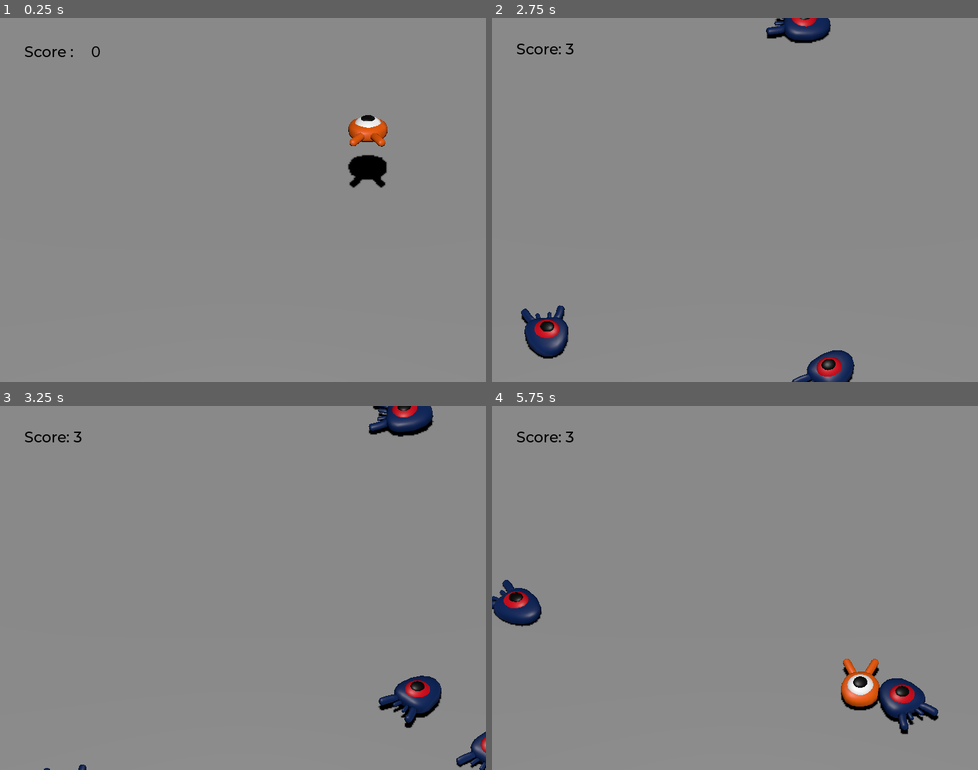
Above: before the commit, frames 1-4 (two rows, left to right).
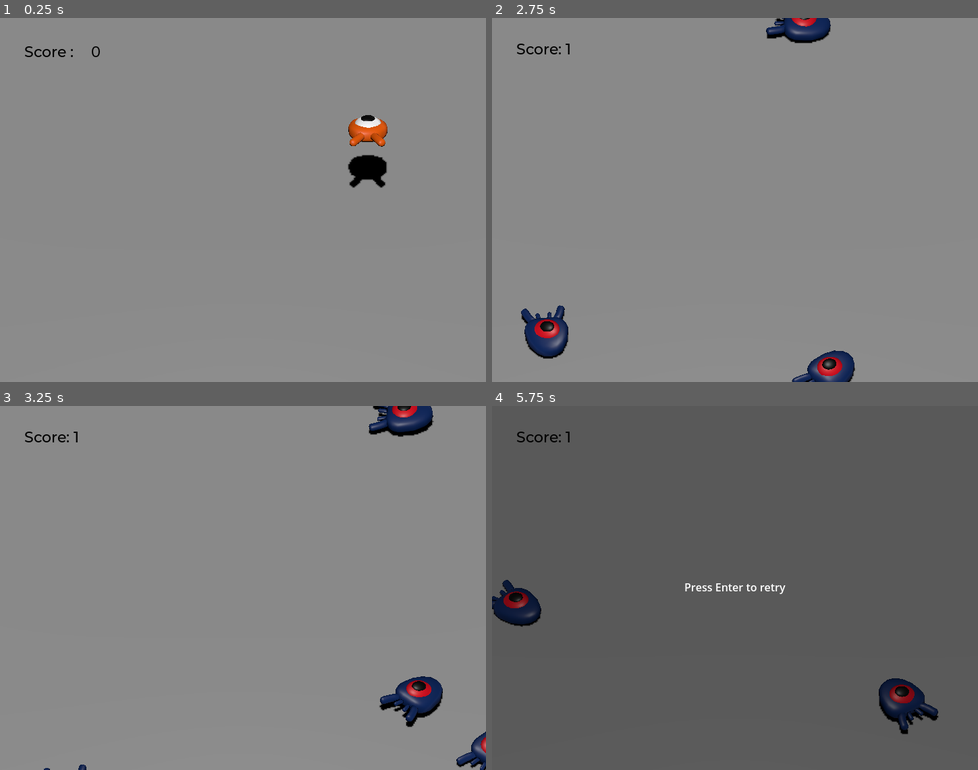
Above: after the commit, the same moments.

Repository: HEKEPOIU/GODOT-3D-TR
Game: Godot game, scene res://Scene/Main.tscn
Same seed, same stepped clock (60 frames per second), same inputs: the game is played once before the commit and once after it.
Inputs:
- Up to frame 1 (0.25 s): no input
- Up to frame 2 (2.75 s): tap Enter (ui_accept) at 0.5 s; hold Right (move_right) 0.53-1.28 s; tap Space (jump) at 0.77, 1.52 s; hold Down (move_back) 1.28-2.03 s; hold Right (move_right) from 2.03 s (still down)
- Up to frame 3 (3.25 s): release Right (move_right) at 2.78 s; hold Up (move_forward) from 2.78 s (still down); tap Space (jump) at 3.02 s
- Up to frame 4 (5.75 s): release Up (move_forward) at 3.53 s; hold Left (move_left) 3.53-5.03 s; tap Space (jump) at 3.77, 4.52 s; hold Down (move_back) from 5.03 s (still down)

Frame 1 is identical in both runs. In frame 2, 0.1% of the frame differs, in the area x 15-75%, y 7-100%; in frame 3, 0.3%; in frame 4, 99%, in the area x 0-100%, y 0-100%.

Commit message:
fix score problem

Diff:
--- a/Scene/Mob.tscn
+++ b/Scene/Mob.tscn
@@ -5,6 +5,33 @@
 
 [sub_resource type="BoxShape3D" id="BoxShape3D_2omgx"]
 size = Vector3(1.9432, 1, 2.12055)
+
+[sub_resource type="Animation" id="Animation_nvx84"]
+length = 0.001
+tracks/0/type = "value"
+tracks/0/imported = false
+tracks/0/enabled = true
+tracks/0/path = NodePath("pivot/Character:position")
+tracks/0/interp = 1
+tracks/0/loop_wrap = true
+tracks/0/keys = {
+"times": PackedFloat32Array(0),
+"transitions": PackedFloat32Array(1),
+"update": 0,
+"values": [Vector3(0, 0, 0)]
+}
+tracks/1/type = "value"
+tracks/1/imported = false
+tracks/1/enabled = true
+tracks/1/path = NodePath("pivot/Character:rotation")
+tracks/1/interp = 1
+tracks/1/loop_wrap = true
+tracks/1/keys = {
+"times": PackedFloat32Array(0),
+"transitions": PackedFloat32Array(1),
+"update": 0,
+"values": [Vector3(0, 0, 0)]
+}
 
 [sub_resource type="Animation" id="Animation_j1bm3"]
 resource_name = "float"
@@ -33,33 +60,6 @@
 "transitions": PackedFloat32Array(0.420448, 0.44, 1),
 "update": 0,
 "values": [Vector3(0, 0, 0), Vector3(0.139626, 0, 0), Vector3(-0.15708, 0, 0)]
-}
-
-[sub_resource type="Animation" id="Animation_nvx84"]
-length = 0.001
-tracks/0/type = "value"
-tracks/0/imported = false
-tracks/0/enabled = true
-tracks/0/path = NodePath("pivot/Character:position")
-tracks/0/interp = 1
-tracks/0/loop_wrap = true
-tracks/0/keys = {
-"times": PackedFloat32Array(0),
-"transitions": PackedFloat32Array(1),
-"update": 0,
-"values": [Vector3(0, 0, 0)]
-}
-tracks/1/type = "value"
-tracks/1/imported = false
-tracks/1/enabled = true
-tracks/1/path = NodePath("pivot/Character:rotation")
-tracks/1/interp = 1
-tracks/1/loop_wrap = true
-tracks/1/keys = {
-"times": PackedFloat32Array(0),
-"transitions": PackedFloat32Array(1),
-"update": 0,
-"values": [Vector3(0, 0, 0)]
 }
 
 [sub_resource type="AnimationLibrary" id="AnimationLibrary_0nfkm"]
--- a/Scene/Player.tscn
+++ b/Scene/Player.tscn
@@ -10,6 +10,33 @@
 [sub_resource type="CylinderShape3D" id="CylinderShape3D_veeln"]
 height = 0.340442
 radius = 1.11314
+
+[sub_resource type="Animation" id="Animation_nvx84"]
+length = 0.001
+tracks/0/type = "value"
+tracks/0/imported = false
+tracks/0/enabled = true
+tracks/0/path = NodePath("pivot/Character:position")
+tracks/0/interp = 1
+tracks/0/loop_wrap = true
+tracks/0/keys = {
+"times": PackedFloat32Array(0),
+"transitions": PackedFloat32Array(1),
+"update": 0,
+"values": [Vector3(0, 0, 0)]
+}
+tracks/1/type = "value"
+tracks/1/imported = false
+tracks/1/enabled = true
+tracks/1/path = NodePath("pivot/Character:rotation")
+tracks/1/interp = 1
+tracks/1/loop_wrap = true
+tracks/1/keys = {
+"times": PackedFloat32Array(0),
+"transitions": PackedFloat32Array(1),
+"update": 0,
+"values": [Vector3(0, 0, 0)]
+}
 
 [sub_resource type="Animation" id="Animation_j1bm3"]
 resource_name = "float"
@@ -40,38 +67,15 @@
 "values": [Vector3(0, 0, 0), Vector3(0.139626, 0, 0), Vector3(-0.15708, 0, 0)]
 }
 
-[sub_resource type="Animation" id="Animation_nvx84"]
-length = 0.001
-tracks/0/type = "value"
-tracks/0/imported = false
-tracks/0/enabled = true
-tracks/0/path = NodePath("pivot/Character:position")
-tracks/0/interp = 1
-tracks/0/loop_wrap = true
-tracks/0/keys = {
-"times": PackedFloat32Array(0),
-"transitions": PackedFloat32Array(1),
-"update": 0,
-"values": [Vector3(0, 0, 0)]
-}
-tracks/1/type = "value"
-tracks/1/imported = false
-tracks/1/enabled = true
-tracks/1/path = NodePath("pivot/Character:rotation")
-tracks/1/interp = 1
-tracks/1/loop_wrap = true
-tracks/1/keys = {
-"times": PackedFloat32Array(0),
-"transitions": PackedFloat32Array(1),
-"update": 0,
-"values": [Vector3(0, 0, 0)]
-}
-
 [sub_resource type="AnimationLibrary" id="AnimationLibrary_0nfkm"]
 _data = {
 "RESET": SubResource("Animation_nvx84"),
 "float": SubResource("Animation_j1bm3")
 }
+
+[sub_resource type="CylinderShape3D" id="CylinderShape3D_igeuk"]
+height = 0.309266
+radius = 1.00646
 
 [node name="Player" type="CharacterBody3D"]
 transform = Transform3D(1, 0, 0, 0, 1, 0, 0, 0, 1, 0, 2.42375, 0)
@@ -101,4 +105,15 @@
 "": SubResource("AnimationLibrary_0nfkm")
 }
 
+[node name="Footpoint" type="Area3D" parent="."]
+transform = Transform3D(1, 0, 0, 0, 1, 0, 0, 0, 1, 0, -0.0628831, 0)
+collision_layer = 8
+collision_mask = 2
+monitorable = false
+
+[node name="CollisionShape3D" type="CollisionShape3D" parent="Footpoint"]
+transform = Transform3D(1, 0, 0, 0, 1, 0, 0, 0, 1, 0, -0.128324, 0)
+shape = SubResource("CylinderShape3D_igeuk")
+
 [connection signal="body_entered" from="MobDetector" to="." method="_on_mob_detector_body_entered"]
+[connection signal="body_entered" from="Footpoint" to="." method="_on_footpoint_body_entered"]
--- a/Script/Main.gd
+++ b/Script/Main.gd
@@ -8,9 +8,7 @@
 	randomize()  #隨機其他隨機碼的順序，不做的話每次生成位置都會依樣。
 	$UserInterface/Retry.hide()
 
-# Called every frame. 'delta' is the elapsed time since the previous frame.
-func _process(delta: float) -> void:
-	pass
+
 
 
 func _on_mob_timer_timeout() -> void:
--- a/Script/Mob.gd
+++ b/Script/Mob.gd
@@ -5,10 +5,8 @@
 @export var max_speed : float = 18
 
 signal squashed
-# Called when the node enters the scene tree for the first time.
-func _ready() -> void:
-	pass # Replace with function body.
 
+var is_dead:=false
 
 # Called every frame. 'delta' is the elapsed time since the previous frame.
 func _physics_process(delta: float) -> void:
@@ -19,7 +17,7 @@
 	look_at_from_position(start_position,player_position,Vector3.UP) #生成時面相玩家
 	rotate_y(randf_range(-PI/4,PI/4)) #稍微隨機一點旋轉數值，穰他不要完全向玩家走。
 
-	var random_speed = randi_range(min_speed,max_speed)
+	var random_speed : int = randi_range(int(min_speed),int(max_speed))
 
 	velocity = Vector3.FORWARD * random_speed  #向z-1方向走。然後乘以隨機移動速度
 
@@ -30,6 +28,8 @@
 func _on_visible_on_screen_notifier_3d_screen_exited() -> void:
 	queue_free()
 
-func squash():
-	squashed.emit()
-	queue_free()
+func squash() -> void:
+	if not is_dead:
+		is_dead = true
+		squashed.emit()
+		queue_free()
--- a/Script/Player.gd
+++ b/Script/Player.gd
@@ -32,26 +32,26 @@
 	target_velocity.x = direction.x * speed * delta
 	target_velocity.z = direction.z * speed * delta
 
-	if not is_on_floor(): #這是如果物體沒有在地板上，他就施加一個向下的力量，簡單來說是重力，當然你也可以直接讓Y永遠保有向下的速度，但這樣應該比較節能。
+#	if not is_on_floor(): #這是如果物體沒有在地板上，他就施加一個向下的力量，簡單來說是重力，當然你也可以直接讓Y永遠保有向下的速度，但這樣應該比較節能。
 		#目前看起來判斷floor的方式是角度
-		target_velocity.y = target_velocity.y - (fall_acceleration * delta)
+	target_velocity.y = target_velocity.y - (fall_acceleration * delta)
 	if is_on_floor() and Input.is_action_just_pressed("jump"):
 		target_velocity.y = jump_impulse
 	velocity = target_velocity
 	move_and_slide()  #這東西是如果物體有velocity(速度)的時候，他就會移動，基於物理的，所以這引擎的物理也要手打出來。
+	velocity = get_real_velocity()
 
-	for index in range(get_slide_collision_count()): #獲取所有碰撞的東西，就算mask沒有勾他
-		var collision = get_slide_collision(index)
-		if (collision.get_collider() == null):
-		#get_collider 獲取碰撞的物體，阿如果沒有就跳過，但在這裡這串話是廢話，如果沒有碰撞怎摩會進來這迴圈，官方在搞誒
-			continue
-
-		if collision.get_collider().is_in_group("mob"):
-			print(collision.get_collider())
-			var mob = collision.get_collider()
-			if Vector3.UP.dot(collision.get_normal()) > 0.5: #Ａ，Ｂ點乘可以知道大概夾角為幾度（返回數值在－１　１間（１８０－０），　阿我要上面，所以要大於.5
-				mob.squash()
-				target_velocity.y = bounce_impulse
+#	for index in range(get_slide_collision_count()): #獲取所有碰撞的東西，就算mask沒有勾他
+#		var collision := get_slide_collision(index)
+##		if (collision.get_collider() == null):
+#		#get_collider 獲取碰撞的物體，阿如果沒有就跳過，但在這裡這串話是廢話，如果沒有碰撞怎摩會進來這迴圈，官方在搞誒
+##			continue
+#
+#		if collision.get_collider().is_in_group("mob"):
+#			var mob:= collision.get_collider()
+#			if Vector3.UP.dot(collision.get_normal()) > 0.5: #Ａ，Ｂ點乘可以知道大概夾角為幾度（返回數值在－１　１間（１８０－０），　阿我要上面，所以要大於.5
+#				mob.squash()
+#				target_velocity.y = bounce_impulse
 
 	$pivot.rotation.x = PI / 6 * velocity.y / jump_impulse  #跳起來後稍微轉一點角度　會讓他看起來比較像是下墜
 	direction = Vector3.ZERO
@@ -62,3 +62,8 @@
 
 func _on_mob_detector_body_entered(body: Node3D) -> void:
 	die()
+
+
+func _on_footpoint_body_entered(body: Node3D) -> void:
+	body.squash()
+	target_velocity.y = bounce_impulse
--- a/Script/ScoreLabel.gd
+++ b/Script/ScoreLabel.gd
@@ -1,14 +1,6 @@
 extends Label
 
 var score : int = 0
-# Called when the node enters the scene tree for the first time.
-func _ready() -> void:
-	pass # Replace with function body.
-
-
-# Called every frame. 'delta' is the elapsed time since the previous frame.
-func _process(delta: float) -> void:
-	pass
 
 func _on_Mob_squashed():
 	score += 1
Not shown: 1 places in Scene/Player.tscn that only renumber resources
Not shown, added: .gitattributes
Not shown, added: .gitignore
